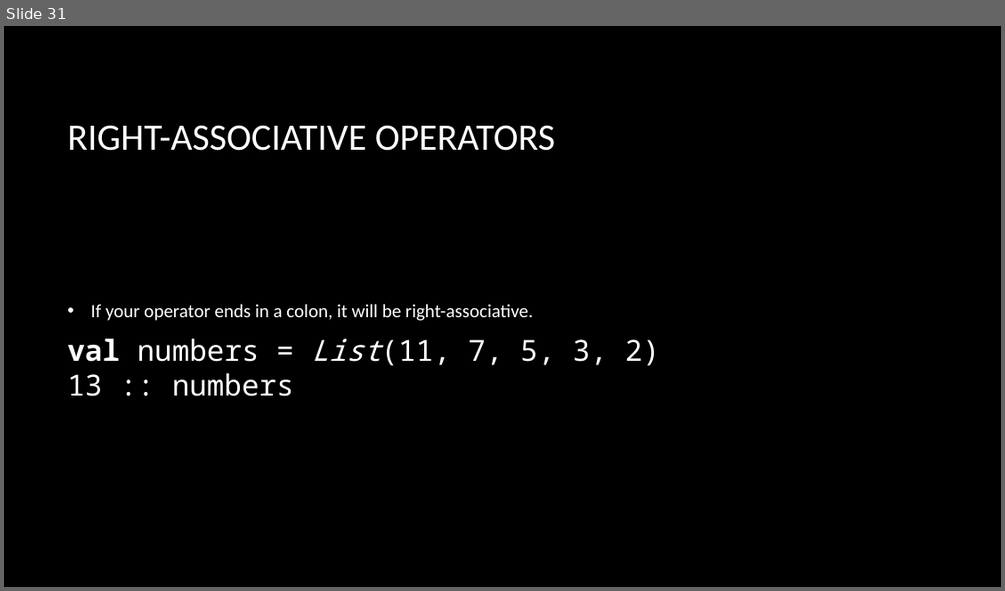
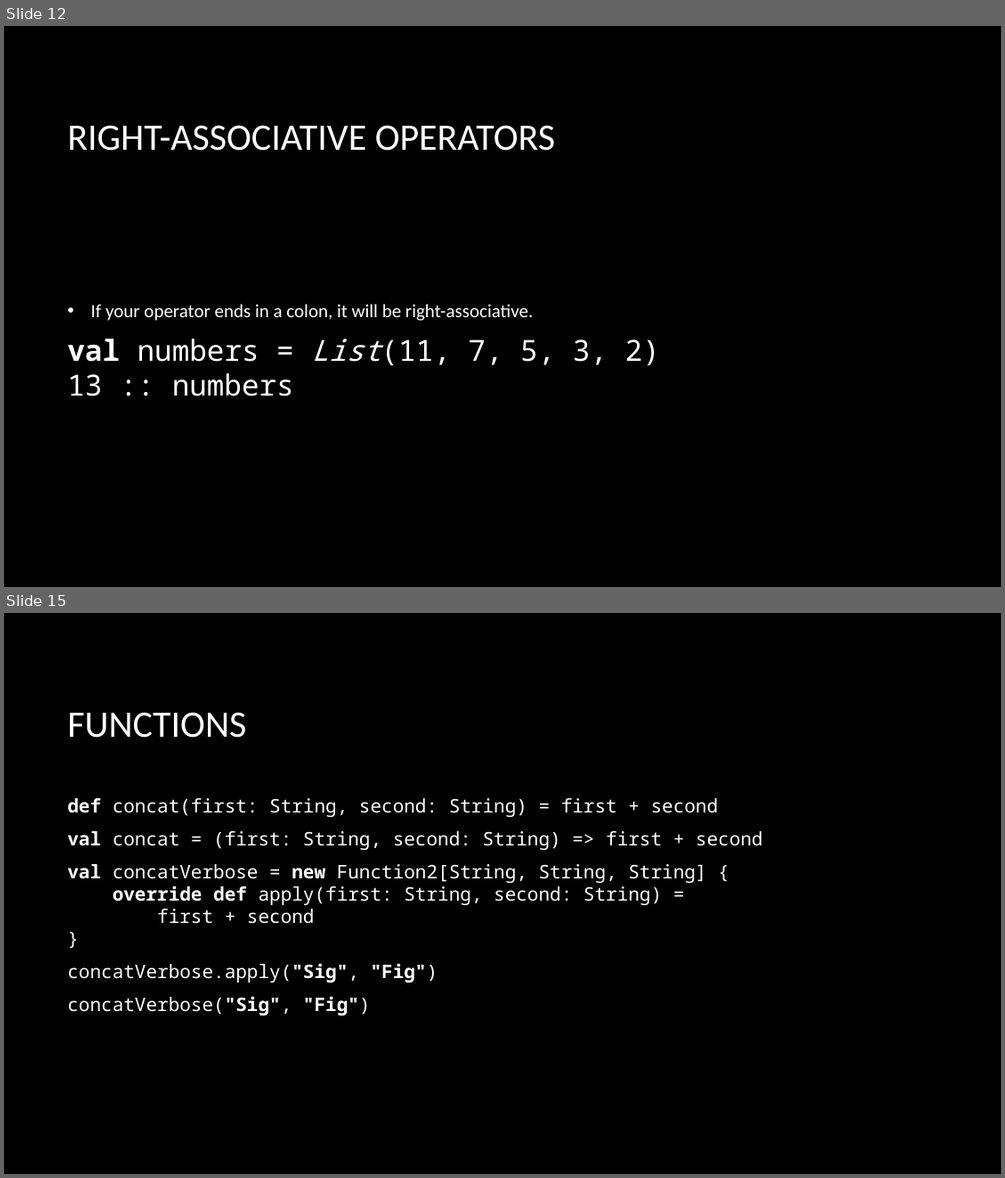
Before and after one commit to briangordon/scala-demo, a slide deck: scala-demo.pptx. Shown one above the other, each under a label of ours: slide 31 before the commit, slides 12 and 15 after it; the slides between them are not shown. The pictures are 1005x591 and 1005x1178 pixels, drawn with LibreOffice and Linux fonts; fonts in the diff are those of the drawing; background and template pictures are left out. Boxes give left, top, right and bottom in pixels: in the first picture for what was removed or moved away, otherwise in the second. Text is boxed around its words. In the diff, an @@ line names an element or a change of style, - is before the commit and + after.

Commit message:
Updated for the second time I presented

```diff
--- a/scala-demo.pptx
+++ b/scala-demo.pptx
@@ slide 15 added at (x1=4, y1=613, x2=1001, y2=1174), background picture (left out) @@
@@ title added at (x1=67, y1=712, x2=246, y2=738), 36 pt, text #FFFFFF @@
+FUNCTIONS
@@ text added at (x1=67, y1=798, x2=763, y2=1015), 18 pt, text #FFFFFF @@
+def concat(first: String, second: String) = first + second
+val concat = (first: String, second: String) => first + second
+val concatVerbose = new Function2[String, String, String] {
+override def apply(first: String, second: String) =
+first + second
+}
+concatVerbose.apply("Sig", "Fig")
+concatVerbose("Sig", "Fig")
@@ what was slide 31 is now slide 12 @@
```
Also in this commit, not shown: 6 slides changed, 14 other slides added, 6 other files.
